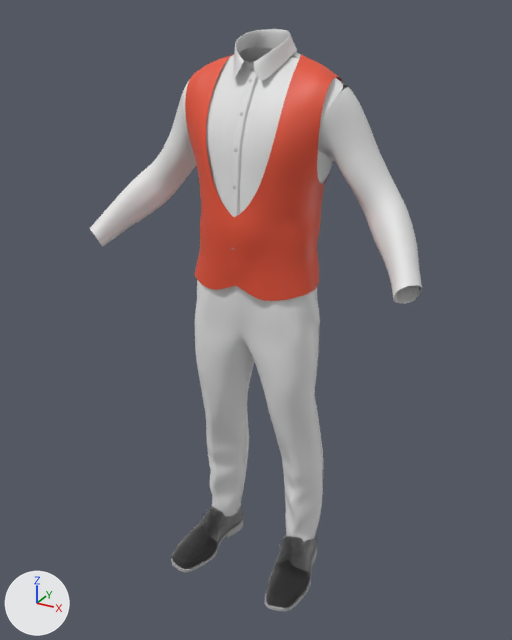
An edit to the Blender file Scenes/CarlosSA_MarchBatch_Global_File_01.blend, drawn before and after from the same camera.
One viewpoint serves both versions: a camera (50 mm lens) standing at (0.866, -1.611, 1.581) and looking at (0.0, -0.035, 0.793). The lights are fixed; the arrows at lower left show +X, +Y and +Z.

The scene before the commit, as lines of its bpy script (objects in view):
```python
me_retopoflow = bpy.data.meshes.new('RetopoFlow')
me_retopoflow.from_pydata(...)  # 319 vertices, 274 faces; spans x -0.192..0.194, y -0.156..0.139, z 0.892..1.482
me_retopoflow.polygons.foreach_set('use_smooth', [True] * 274)
me_retopoflow.materials.append(mat_matériau)  # red #e75337
me_retopoflow_015 = bpy.data.meshes.new('RetopoFlow.015')
me_retopoflow_015.from_pydata(...)  # 177 vertices, 150 faces; spans x -0.246..0.015, y -0.165..0.045, z 0.889..1.465
me_retopoflow_015.materials.append(None)
me_retopoflow_017 = bpy.data.meshes.new('RetopoFlow.017')
me_retopoflow_017.from_pydata(...)  # 39 vertices, 27 faces; spans x -8.8..0.7, y -6.7..9.1, z 156.5..168.3
me_retopoflow_017.polygons.foreach_set('use_smooth', [True] * 27)
ob_collar = bpy.data.objects.new('COLLAR', me_retopoflow_017)
ob_collar.location = (0.0, -0.015, -0.146)
ob_collar.scale = (0.01, 0.01, 0.01)
_m = ob_collar.modifiers.new('Mirror', 'MIRROR')
_m.bisect_threshold = 0.0
_m = ob_collar.modifiers.new('Subdivision', 'SUBSURF')
_m.levels = 2
ob_front_right_002 = bpy.data.objects.new('FRONT_RIGHT.002', me_retopoflow_015)
ob_front_right_002.location = (0.0, 0.0, 0.189)
ob_front_right_002.scale = (0.883, 0.883, 0.883)
_m = ob_front_right_002.modifiers.new('Subdivision', 'SUBSURF')
_m.levels = 2
ob_sm_carlossa_waistcoat_staticpart_01_001 = bpy.data.objects.new('SM_CarlosSA_Waistcoat_StaticPart_01.001', me_retopoflow)
ob_sm_carlossa_waistcoat_staticpart_01_001.location = (0.0, 0.0, 0.0)
_m = ob_sm_carlossa_waistcoat_staticpart_01_001.modifiers.new('Subdivision', 'SUBSURF')
_m.levels = 2
# also in view: 'SM_CarlosSA_Shoes' at (0.0, -0.08, 0.047); 'FRONT_LEFT.002' at (0.1, -0.056, 1.224); 'LEG_FRONT_RIGHT' at (0.0, -0.054, 0.526); 'LEG_BACK_RIGHT' at (0.0, 0.043, 0.534); 'SLEEVES' at (0.0, -0.033, 1.189)
```
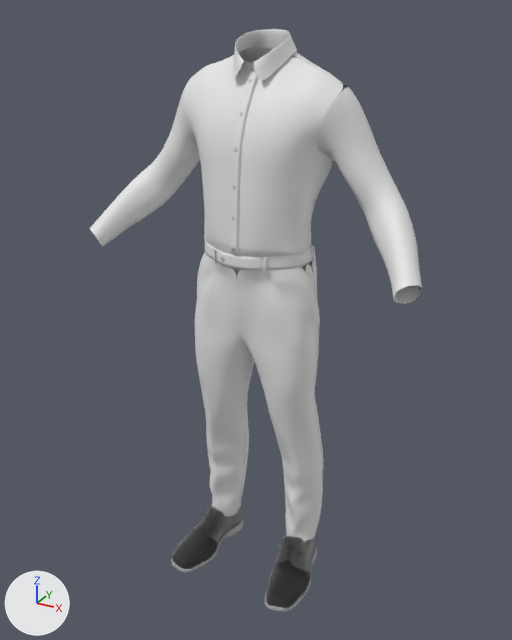
Patch to the scene script:
```diff
--- a/Scenes/CarlosSA_MarchBatch_Global_File_01.blend.py
+++ b/Scenes/CarlosSA_MarchBatch_Global_File_01.blend.py
@@ ob_sm_carlossa_waistcoat_staticpart_01_001 @@
 _m = ob_sm_carlossa_waistcoat_staticpart_01_001.modifiers.new('Subdivision', 'SUBSURF')
 _m.levels = 2
+ob_sm_carlossa_waistcoat_staticpart_01_001.hide_set(True)  # its collection is switched off
```

Boxes [x1, y1, x2, y2] around the edits, measured in the pictures (512 x 640 px):
'SM_CarlosSA_Waistcoat_StaticPart_01.001', hidden (red): before [185, 54, 343, 301]
'FRONT_LEFT.002', unchanged, uncovered by the edit: before [231, 57, 343, 217]; after [230, 57, 343, 268]
'BELT.001', unchanged, uncovered by the edit: after [205, 241, 314, 270]
